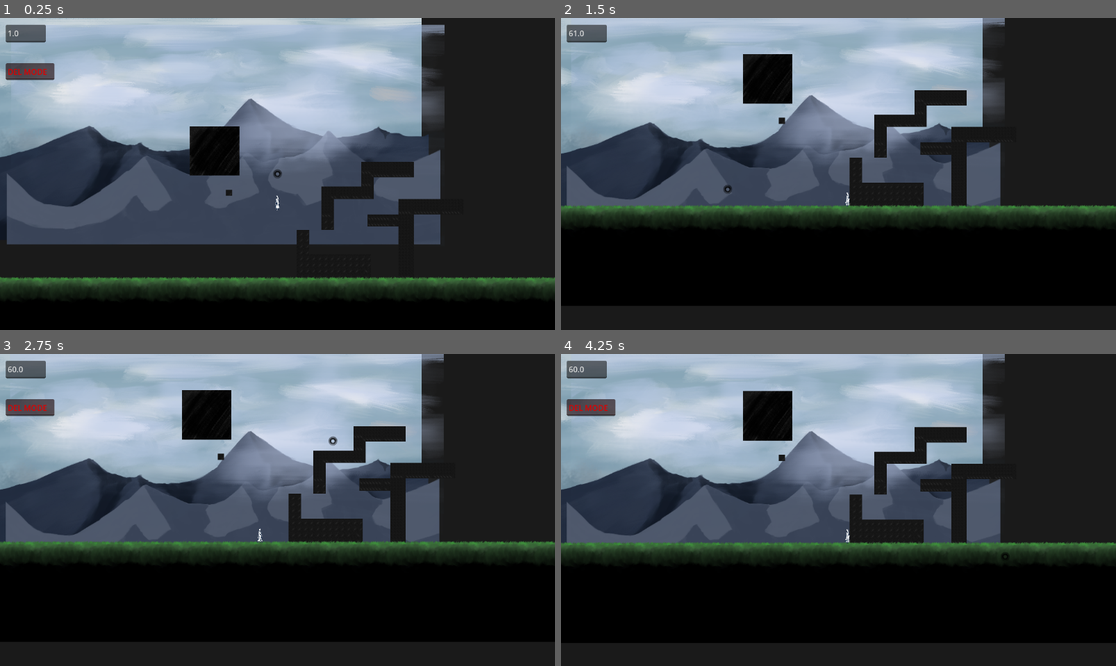
Above: before the commit, frames 1-4 (two rows, left to right).
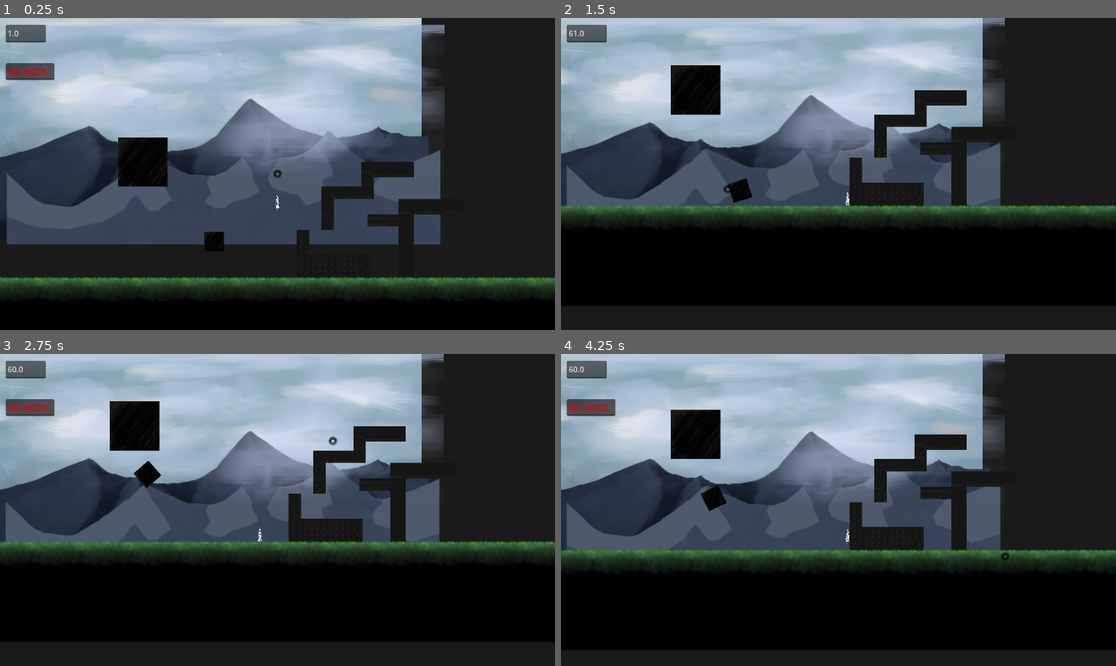
Above: after the commit, the same moments.

Repository: lotseven/wacoWorld
Game: Godot game, scene res://testingScenes/gunTest.tscn
Same seed, same stepped clock (60 frames per second), same inputs: the game is played once before the commit and once after it.
Inputs (mouse positions are in pixels of both pictures, inside the frame that each line leads up to):
- Up to frame 1 (0.25 s): no input
- Up to frame 2 (1.5 s): move the mouse to (960, 158) at 0.52 s; hold Q (recall) 0.53-1.28 s; hold D (right) from 0.53 s (still down); click (960, 158) at 0.67 s; tap W (jump) at 0.77 s; move the mouse to (727, 189) at 1.27 s; tap Q (recall) at 1.35 s
- Up to frame 3 (2.75 s): tap W (jump) at 1.52 s; move the mouse to (333, 441) at 2.02 s; release D (right) at 2.03 s; hold A (left) from 2.03 s (still down); hold Q (recall) from 2.03 s (still down)
- Up to frame 4 (4.25 s): move the mouse to (810, 572) at 2.77 s; release A (left) at 2.78 s; release Q (recall) at 2.78 s; hold D (right) from 2.78 s (still down); tap Q (recall) at 2.85 s; click (810, 572) at 2.92 s; tap W (jump) at 3.02, 3.77 s; move the mouse to (1005, 556) at 3.52 s; hold Q (recall) from 3.53 s (still down)

The runs differ from the first frame. In frame 1, 3.0% of the frame differs, in the area x 21-44%, y 34-75%; in frame 2, 3.1%; in frame 3, 3.1%; in frame 4, 14%, in the area x 0-100%, y 1-95%.

Commit message:
i added a way better magnetable script swag

Diff:
--- a/player/magnetMechanics/magManager.gd
+++ b/player/magnetMechanics/magManager.gd
@@ -67,12 +67,15 @@
 		object.magAtch(pos, angle) # HERE IS ERROR SOMEWHERE
 	elif object is switchedOnNode:
 		object.magAtch(pos, angle)
+	elif object is genPurposeMagnetable:
+		object.magAtch(pos, angle)
 	else:
 		var newMagnet = magnet.instantiate()
 		newMagnet.pos = pos
 		newMagnet.angle = angle
 		MagnetContainer.add_child(newMagnet) # UNLESS ITS THE GROUND !!!
 		MagnetContainer.magList.append(newMagnet)
+	print(MagnetContainer.magList)
 	FxManager.playFx(createDeleteSFX)
 
 func handleMagClicks(magnet):
--- /dev/null
+++ b/player/magnetMechanics/magObjs/genPurposeMagnetable.gd
@@ -0,0 +1,24 @@
+extends RigidBody2D
+class_name genPurposeMagnetable
+var mag = preload("res://player/magnetMechanics/magnet.tscn")
+
+var origPos # original position of the staticDetector
+var origRot # original rotation of the staticDetector
+
+func _ready() -> void:
+	origPos = self.position
+	origRot = self.rotation_degrees
+
+
+
+func magAtch(pos, angle):
+	var newMag = mag.instantiate()
+	var offset = origPos - self.position
+	var rotOffset = origRot - self.rotation_degrees
+
+	newMag.pos = pos# - origPos + offset
+	newMag.angle = angle + rotOffset
+
+	newMag.atch = self
+	self.add_child(newMag)
+	MagnetContainer.magList.append(newMag)
--- /dev/null
+++ b/player/magnetMechanics/magObjs/spinnyThing/spinnyThingRig.gd
@@ -0,0 +1,24 @@
+extends genPurposeMagnetable
+
+var center := Vector2.ZERO
+var radius := 250
+var angular_speed := 1.0 # radians per second
+
+func _ready():
+	super._ready()
+	center = global_position
+
+	var start_offset = Vector2(radius, 0)
+	global_position = center + start_offset
+
+	var tangential_velocity = Vector2(0, 1).rotated(0) * angular_speed * radius
+	linear_velocity = tangential_velocity
+
+func _physics_process(delta: float) -> void:
+	var to_center = center - global_position
+	var distance = to_center.length()
+
+	var force_dir = to_center.normalized()
+	var force_mag = mass * pow(angular_speed, 2) * radius
+
+	apply_central_force(force_dir * force_mag)
--- /dev/null
+++ b/player/magnetMechanics/magObjs/spinnyThing/spinnyThingRig.tscn
@@ -0,0 +1,18 @@
+[gd_scene load_steps=4 format=3 uid="uid://gyel38ppq8ej"]
+
+[ext_resource type="Script" uid="uid://gx4s1mrk6t2x" path="res://player/magnetMechanics/magObjs/spinnyThing/spinnyThingRig.gd" id="1_8nlsd"]
+[ext_resource type="Texture2D" uid="uid://b6aqs85ugswwk" path="res://placeholderVisuals/ui assets/black square.png" id="2_8nch0"]
+
+[sub_resource type="RectangleShape2D" id="RectangleShape2D_2adqc"]
+size = Vector2(102, 102)
+
+[node name="spinnyRigThing" type="RigidBody2D"]
+gravity_scale = 0.0
+script = ExtResource("1_8nlsd")
+
+[node name="looks" type="Sprite2D" parent="."]
+scale = Vector2(0.1, 0.1)
+texture = ExtResource("2_8nch0")
+
+[node name="hitbox" type="CollisionShape2D" parent="."]
+shape = SubResource("RectangleShape2D_2adqc")
--- a/player/player.gd
+++ b/player/player.gd
@@ -2,7 +2,7 @@
 class_name player
 
 const SPEED := 12000.0
-const JUMP_FORCE := -200.0
+const JUMP_FORCE := -300.0
 const GRAVITY := 900.0 #change to force
 const MASS = 100.0
 var camOffset = 600
--- a/testingScenes/gunTest.tscn
+++ b/testingScenes/gunTest.tscn
@@ -6,6 +6,7 @@
 [ext_resource type="PackedScene" uid="uid://co7yln8a0bqqc" path="res://backgroundPlaxes/testBg.tscn" id="4_hg5o1"]
 [ext_resource type="Texture2D" uid="uid://drrt74lsgu6v5" path="res://placeholderVisuals/environment/grassSet.png" id="5_0ov8i"]
 [ext_resource type="PackedScene" uid="uid://ygq4mrt8o8mh" path="res://player/magnetMechanics/magObjs/testMagObj/testMagObj.tscn" id="6_0sxee"]
+[ext_resource type="PackedScene" uid="uid://gyel38ppq8ej" path="res://player/magnetMechanics/magObjs/spinnyThing/spinnyThingRig.tscn" id="7_fg517"]
 
 [sub_resource type="TileSetAtlasSource" id="TileSetAtlasSource_fg517"]
 texture = ExtResource("4_0ov8i")
@@ -76,7 +77,7 @@
 
 [node name="levelMap" type="TileMapLayer" parent="."]
 position = Vector2(60, 896)
-tile_map_data = PackedByteArray("AAAaAP//AAAAAAAAAAAaAP3/AAA …(5743 unchanged characters)… AAAAAAAFA4AOn/AAAAAAAAAFA4AOr/AAAAAAAAAFD7/+T/AAAAAAAAAAA=")
+tile_map_data = PackedByteArray("AAAaAP//AAAAAAAAAAAaAP3/AAA …(5743 unchanged characters)… AAAAAAAFA4AOn/AAAAAAAAAFA4AOr/AAAAAAAAAFA=")
 tile_set = SubResource("TileSet_xmdjq")
 
 [node name="ground" type="TileMapLayer" parent="."]
@@ -85,4 +86,10 @@
 tile_set = SubResource("TileSet_fg517")
 
 [node name="testMagObj" parent="." instance=ExtResource("6_0sxee")]
-position = Vector2(-86, 238)
+position = Vector2(-459, 296)
+collision_mask = 10
+
+[node name="spinnyRigThing" parent="." instance=ExtResource("7_fg517")]
+position = Vector2(-331, 653)
+collision_layer = 8
+collision_mask = 10
Not shown, added: player/magnetMechanics/magObjs/genPurposeMagnetable.gd.uid
Not shown, changed: player/magnetMechanics/magObjs/howToUse.txt
Not shown, added: player/magnetMechanics/magObjs/spinnyThing/spinnyThingRig.gd.uid
Not shown: 1 places in testingScenes/gunTest.tscn that only renumber resources
